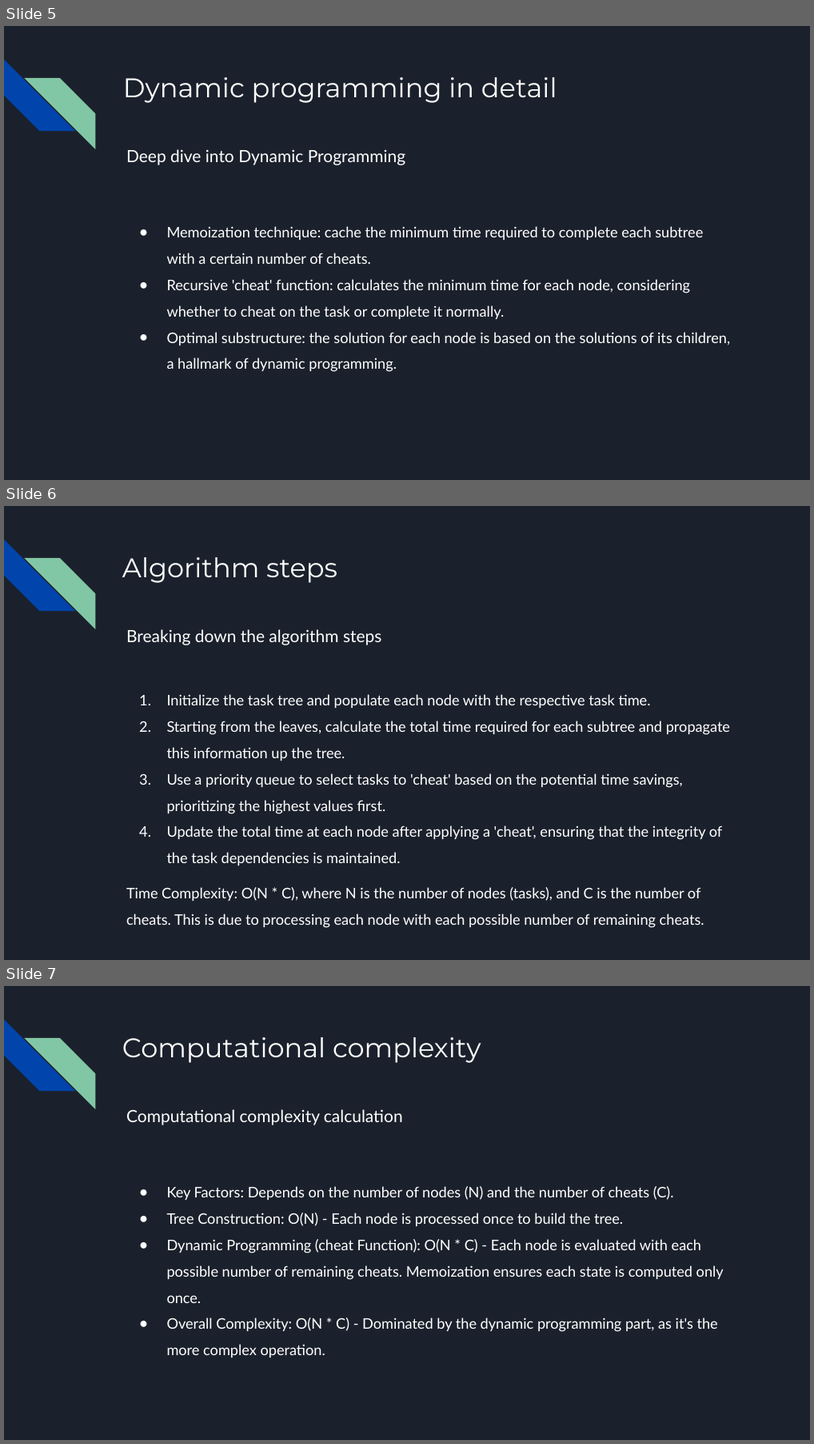
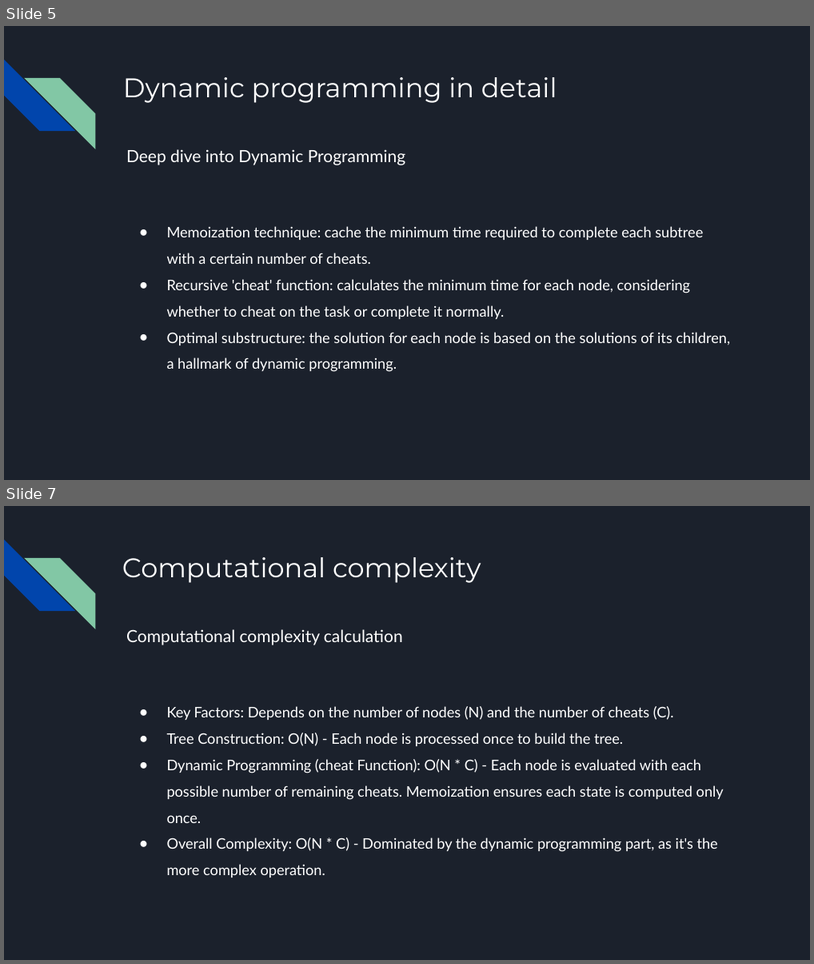
Before and after one commit to bonig97/MapOfTasks, a slide deck: Map of Tasks.pptx. Shown one above the other, each under a label of ours: slides 5, 6 and 7 before the commit, slides 5 and 7 after it; the slides between them are not shown. The pictures are 814x1444 and 814x964 pixels, drawn with LibreOffice and Linux fonts; fonts in the diff are those of the drawing. Boxes give left, top, right and bottom in pixels: in the first picture for what was removed or moved away, otherwise in the second. Text is boxed around its words. In the diff, an @@ line names an element or a change of style, - is before the commit and + after.

```diff
--- a/Map of Tasks.pptx
+++ b/Map of Tasks.pptx
@@ slide 6 removed at (x1=4, y1=506, x2=810, y2=960), background #1B212C; not listed: 2 template elements that a slide beside it also shows @@
@@ title removed at (x1=122, y1=557, x2=338, y2=583) @@
-Algorithm steps
@@ text removed at (x1=126, y1=629, x2=382, y2=645) @@
-Breaking down the algorithm steps
@@ text removed at (x1=167, y1=694, x2=730, y2=865) @@
-1. Initialize the task tree and populate each node with the respective task time.
-2. Starting from the leaves, calculate the total time required for each subtree and propagate this information up the tree.
-3. Use a priority queue to select tasks to 'cheat' based on the potential time savings, prioritizing the highest values first.
-4. Update the total time at each node after applying a 'cheat', ensuring that the integrity of the task dependencies is maintained.
@@ text removed at (x1=126, y1=887, x2=705, y2=928) @@
-Time Complexity: O(N * C), where N is the number of nodes (tasks), and C is the number of cheats. This is due to processing each node with each possible number of remaining cheats.
```
Also in this commit, not shown: 1 slide changed, 1 slide added.
